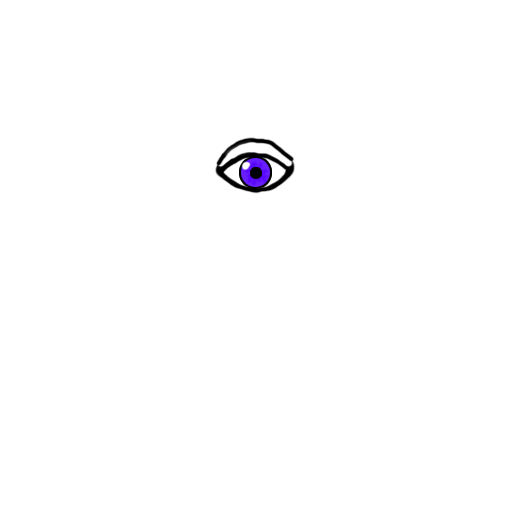
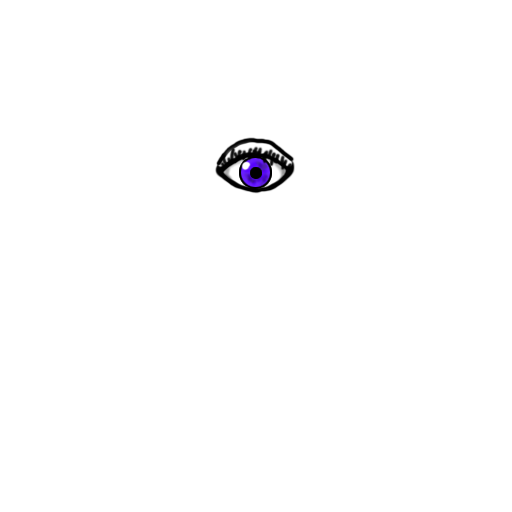
Revision of a layered 512px x 512px image; what changed, layer by layer:
painted on "Layer 9" over [219, 145, 292, 186]
